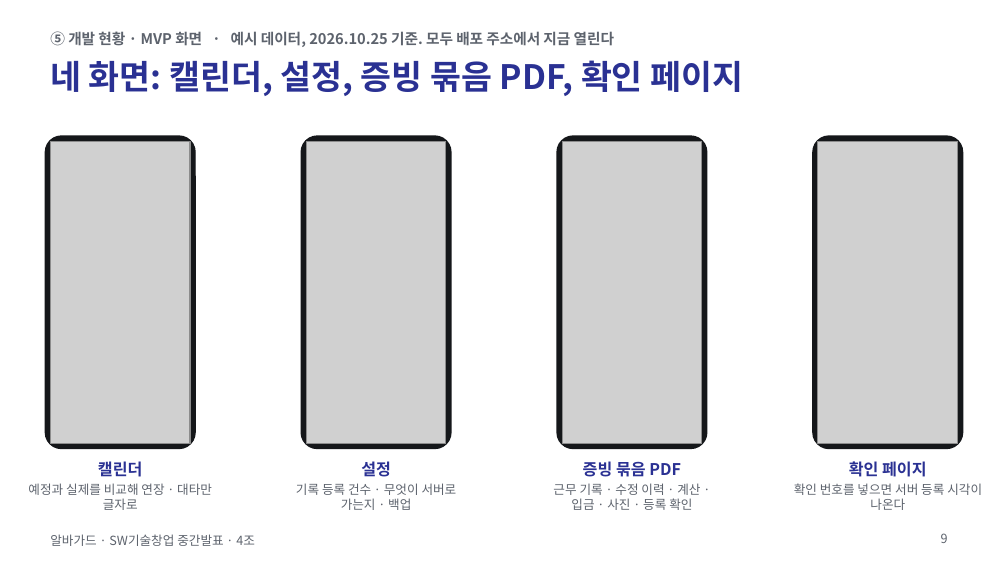
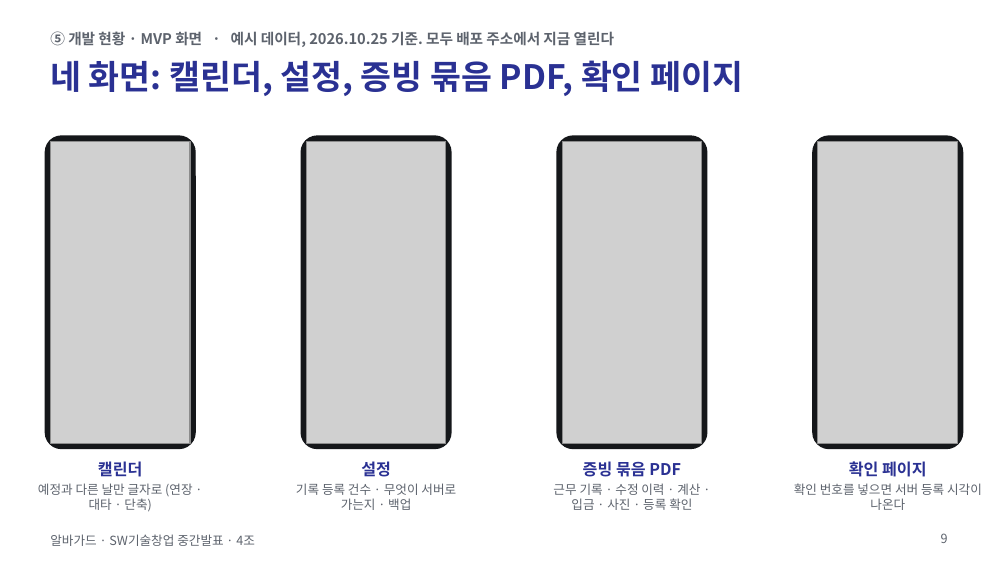
Before and after one commit to jihooni217/albaguard, a slide deck: slide 9 of docs/06_중간발표_PPT.pptx. Drawn at 1008x567 pixels with LibreOffice and Linux fonts; fonts in the diff are those of the drawing; grey boxes stand for pictures. Boxes give left, top, right and bottom in pixels: in the first picture for what was removed or moved away, otherwise in the second. Text is boxed around its words. In the diff, an @@ line names an element or a change of style, - is before the commit and + after.

```diff
--- a/docs/06_중간발표_PPT.pptx
+++ b/docs/06_중간발표_PPT.pptx
@@ text at (x1=38, y1=483, x2=192, y2=512): text changed @@
-예정과 실제를 비교해 연장 · 대타만 글자로
+예정과 다른 날만 글자로 (연장 · 대타 · 단축)
```
Also in this commit, not shown: 8 other slides changed, 1 other file.
